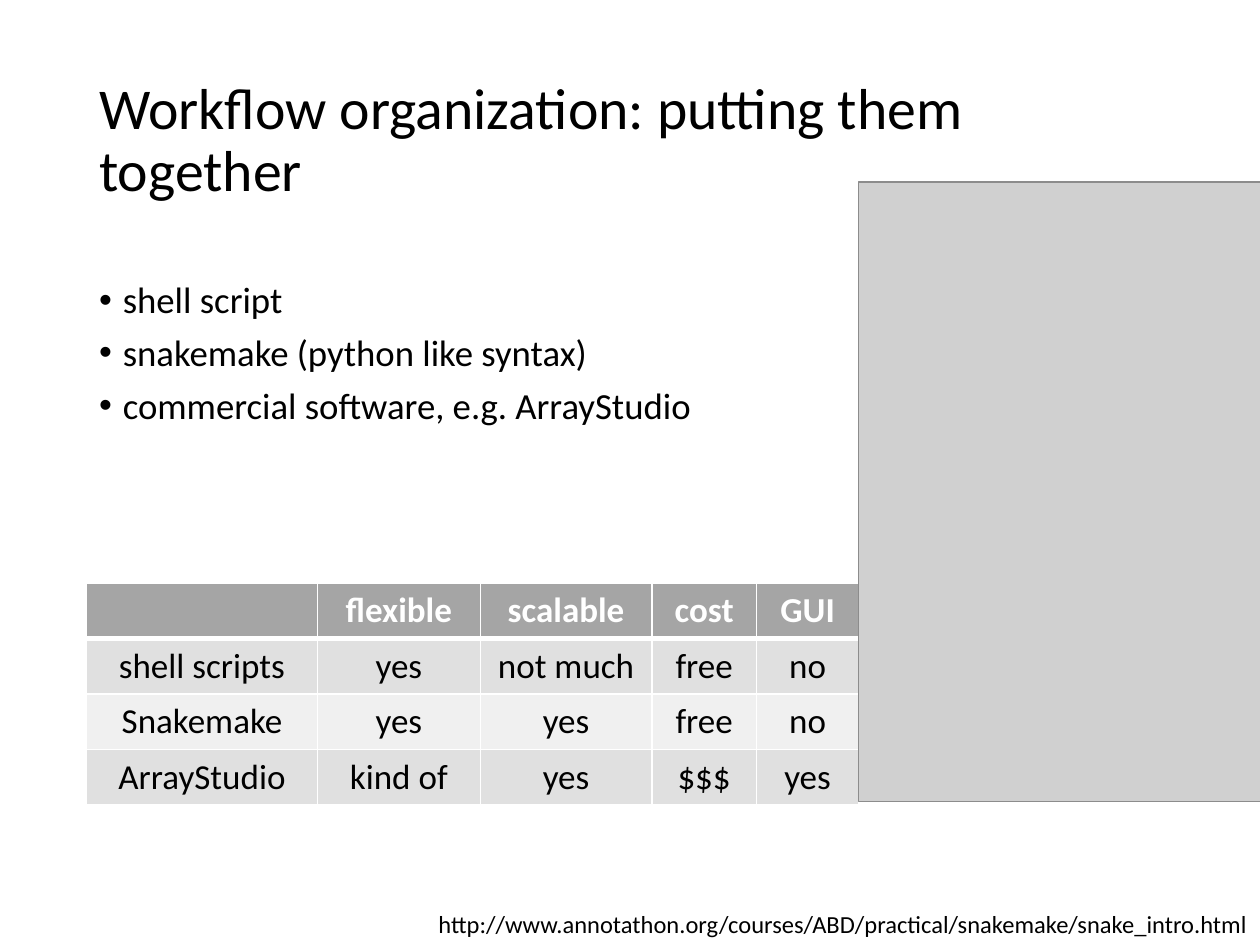
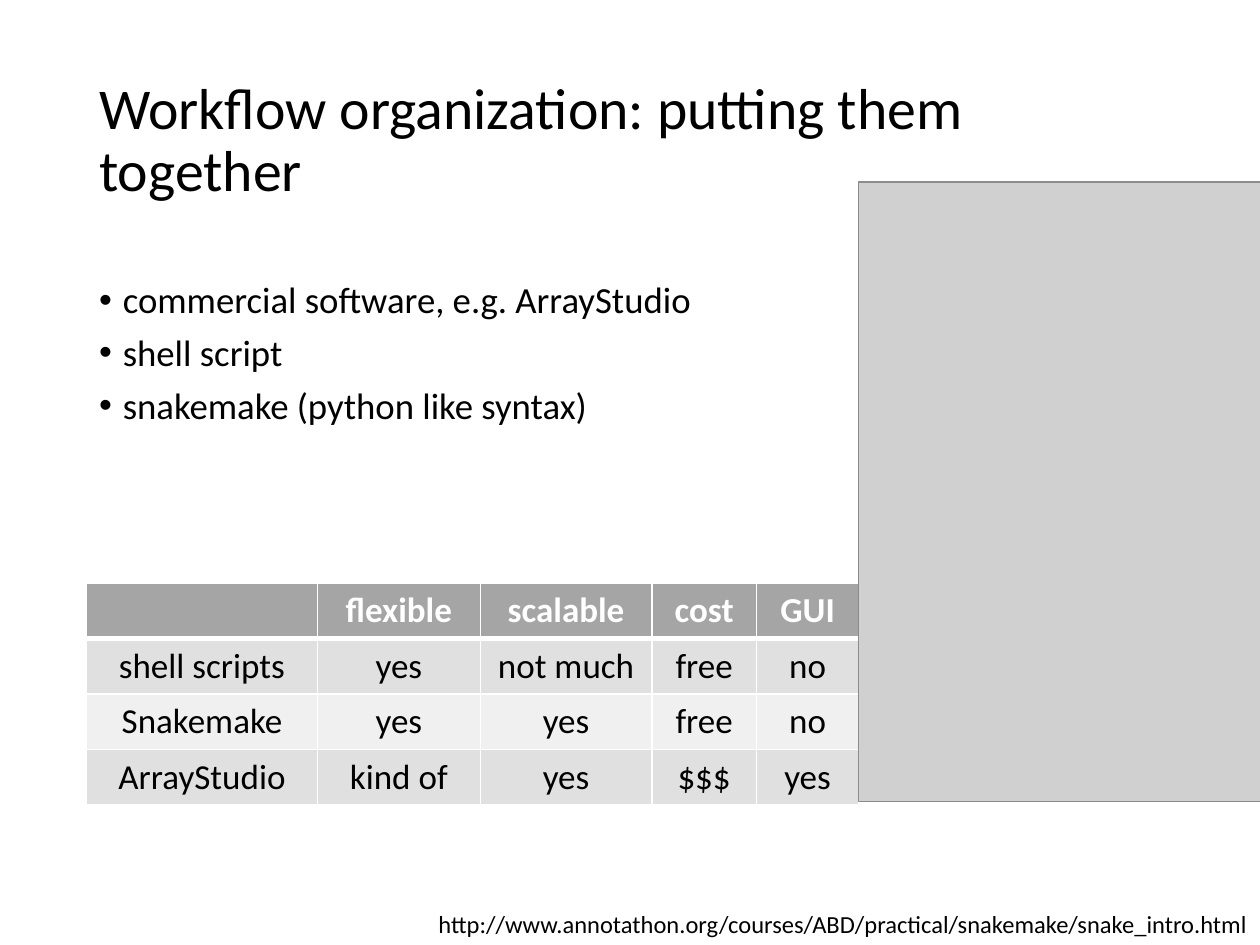
Before and after one commit to Yue-Jiang/achems, a slide deck: slide 16 of rnaseq_workshop.pptx. Drawn at 1260x945 pixels with LibreOffice and Linux fonts; fonts in the diff are those of the drawing; grey boxes stand for pictures. Boxes give left, top, right and bottom in pixels: in the first picture for what was removed or moved away, otherwise in the second. Text is boxed around its words. In the diff, an @@ line names an element or a change of style, - is before the commit and + after.

```diff
--- a/rnaseq_workshop.pptx
+++ b/rnaseq_workshop.pptx
@@ text at box(123, 287, 690, 320): paragraph added @@
+• commercial software, e.g. ArrayStudio
@@ text at box(123, 393, 690, 426): paragraph removed @@
-• commercial software, e.g. ArrayStudio
```
Also in this commit, not shown: 1 other slide changed.
